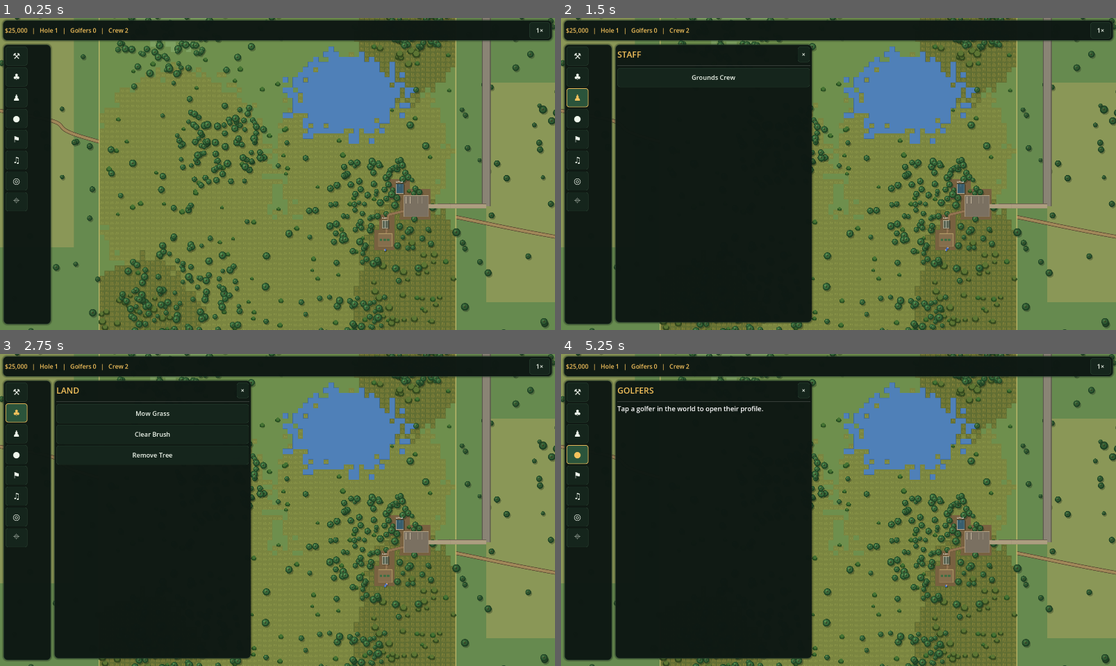
Above: before the commit, frames 1-4 (two rows, left to right).
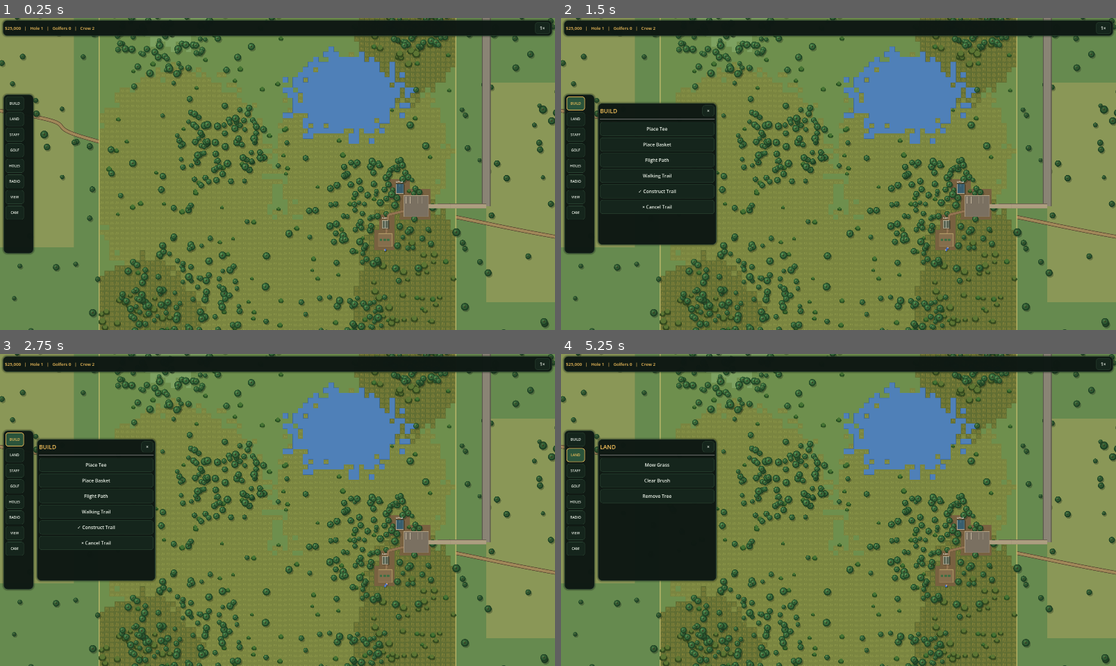
Above: after the commit, the same moments.

Repository: jmessierdg/disc-golf-empire
Game: Godot game, scene res://Main.tscn
The game is run twice, just before and just after one commit, with the same random seed, the same clock (stepped at 60 frames per second) and the same inputs.
Inputs (mouse positions are in pixels of both pictures, inside the frame that each line leads up to):
- Up to frame 1 (0.25 s): no input
- Up to frame 2 (1.5 s): click (577, 55) at 0.5 s, where only the run before the commit has a clickable "⚒"; click (577, 102) at 1.25 s, where only the run after the commit has a clickable "BUILD"
- Up to frame 3 (2.75 s): click (16, 413) at 2 s, where only the run before the commit has a clickable "♣"
- Up to frame 4 (5.25 s): click (577, 453) at 2.75 s, where only the run after the commit has a clickable "LAND"; click (577, 435) at 3.5 s, where only the run before the commit has a clickable "♟"; click (577, 469) at 4.25 s, where only the run after the commit has a clickable "STAFF"; click (577, 453) at 5 s, where only the run before the commit has a clickable "●"

The runs differ from the first frame. In frame 1, 7.6% of the frame differs, in the area x 0-100%, y 1-99%; in frame 2, 31%; in frame 3, 31%; in frame 4, 31%.

Commit message:
Update hud_manager.gd

Diff:
--- a/hud_manager.gd
+++ b/hud_manager.gd
@@ -1,4 +1,4 @@
-# Disc Golf Empire — Update 22: Readable Tycoon Command Dock
+# Disc Golf Empire — Update 20: Classic Tycoon Floating Dock
 # Mobile-first left dock; reuses the established CourseUI callbacks.
 extends CanvasLayer
 
@@ -69,8 +69,8 @@
 func make_button(label_text: String, callback: Callable, width: float = 94.0) -> Button:
 	var button := Button.new()
 	button.text = label_text
-	button.custom_minimum_size = Vector2(width, 66)
-	button.add_theme_font_size_override("font_size", 22)
+	button.custom_minimum_size = Vector2(width, 48)
+	button.add_theme_font_size_override("font_size", 16)
 	button.add_theme_color_override("font_color", WHITE)
 	button.add_theme_color_override("font_hover_color", GOLD)
 	button.add_theme_stylebox_override("normal", button_style())
@@ -90,11 +90,11 @@
 	status_label = Label.new()
 	status_label.size_flags_horizontal = Control.SIZE_EXPAND_FILL
 	status_label.clip_text = true
-	status_label.add_theme_font_size_override("font_size", 21)
+	status_label.add_theme_font_size_override("font_size", 15)
 	status_label.add_theme_color_override("font_color", GOLD)
 	top_row.add_child(status_label)
-	speed_button = make_button("1×", _cycle_speed, 72)
-	speed_button.custom_minimum_size.y = 48
+	speed_button = make_button("1×", _cycle_speed, 52)
+	speed_button.custom_minimum_size.y = 38
 	top_row.add_child(speed_button)
 
 	dock = PanelContainer.new()
@@ -108,23 +108,22 @@
 	var buttons := VBoxContainer.new()
 	buttons.add_theme_constant_override("separation", 6)
 	dock_scroll.add_child(buttons)
-	# Icons only; full names are displayed in the expanded drawer.
 	var tabs := [
-		["Build", "⚒"], ["Land", "♣"], ["Staff", "♟"],
-		["Golfers", "●"], ["Course", "⚑"], ["Radio", "♫"]
+		["Build", "BUILD"], ["Land", "LAND"], ["Staff", "STAFF"],
+		["Golfers", "GOLF"], ["Course", "HOLES"], ["Radio", "RADIO"]
 	]
 	for entry in tabs:
 		var tab_name: String = entry[0]
-		var button := make_button(entry[1], _toggle_tab.bind(tab_name), 76)
+		var button := make_button(entry[1], _toggle_tab.bind(tab_name), 64)
 		button.tooltip_text = tab_name
-		button.add_theme_font_size_override("font_size", 29)
+		button.add_theme_font_size_override("font_size", 12)
 		buttons.add_child(button)
 		dock_buttons[tab_name] = button
-	var inspect_button := make_button("◎", _inspect, 76)
-	inspect_button.add_theme_font_size_override("font_size", 29)
+	var inspect_button := make_button("VIEW", _inspect, 64)
+	inspect_button.add_theme_font_size_override("font_size", 12)
 	buttons.add_child(inspect_button)
-	var camera_button := make_button("⌖", _reset_camera, 76)
-	camera_button.add_theme_font_size_override("font_size", 29)
+	var camera_button := make_button("CAM", _reset_camera, 64)
+	camera_button.add_theme_font_size_override("font_size", 12)
 	buttons.add_child(camera_button)
 
 	drawer = PanelContainer.new()
@@ -139,10 +138,10 @@
 	drawer_title = Label.new()
 	drawer_title.size_flags_horizontal = Control.SIZE_EXPAND_FILL
 	drawer_title.add_theme_color_override("font_color", GOLD)
-	drawer_title.add_theme_font_size_override("font_size", 29)
+	drawer_title.add_theme_font_size_override("font_size", 20)
 	heading.add_child(drawer_title)
 	var close_button := make_button("×", close_drawer, 42)
-	close_button.custom_minimum_size.y = 54
+	close_button.custom_minimum_size.y = 38
 	heading.add_child(close_button)
 	var rule := HSeparator.new()
 	column.add_child(rule)
@@ -164,12 +163,12 @@
 	var screen := get_viewport().get_visible_rect().size
 	var compact := screen.x < 760.0
 	var margin := 10.0
-	var top_height := 70.0
+	var top_height := 54.0
 	top_bar.position = Vector2(margin, 8.0)
 	top_bar.size = Vector2(maxf(180.0, screen.x - margin * 2.0), top_height)
-	var dock_width := clampf(screen.x * 0.18, 90.0, 164.0)
-	var dock_height := maxf(190.0, screen.y - 112.0)
-	dock.position = Vector2(12.0, 92.0)
+	var dock_width := 88.0 if compact else 104.0
+	var dock_height := minf(550.0, maxf(170.0, screen.y - 94.0))
+	dock.position = Vector2(12.0, maxf(76.0, (screen.y - dock_height) * 0.5))
 	dock.size = Vector2(dock_width, dock_height)
 	fit_drawer()
 
@@ -199,7 +198,7 @@
 			var message := Label.new()
 			message.text = "Tap a golfer in the world to open their profile."
 			message.autowrap_mode = TextServer.AUTOWRAP_WORD_SMART
-			message.add_theme_font_size_override("font_size", 23)
+			message.add_theme_font_size_override("font_size", 17)
 			drawer_body.add_child(message)
 		"Course":
 			add_action("Previous Hole", "_on_previous_hole_pressed")
@@ -219,14 +218,14 @@
 		return
 	var screen := get_viewport().get_visible_rect().size
 	var compact := screen.x < 760.0
-	var dock_width := clampf(screen.x * 0.18, 90.0, 164.0)
+	var dock_width := 88.0 if compact else 104.0
 	var gap := 12.0
 	var drawer_left := 12.0 + dock_width + gap
 	var available_width := maxf(150.0, screen.x - drawer_left - 14.0)
-	var drawer_width := minf(560.0 if compact else 680.0, available_width)
-	var usable_height := maxf(160.0, screen.y - 118.0)
-	var drawer_height := usable_height
-	var top := 92.0
+	var drawer_width := minf(350.0 if compact else 410.0, available_width)
+	var usable_height := maxf(160.0, screen.y - 126.0)
+	var drawer_height := minf(490.0, usable_height)
+	var top := maxf(82.0, (screen.y - drawer_height) * 0.5)
 	drawer.position = Vector2(drawer_left, top)
 	drawer.size = Vector2(drawer_width, drawer_height)
 
@@ -238,12 +237,12 @@
 		button.add_theme_color_override("font_color", GOLD if active else WHITE)
 
 func add_action(title: String, method_name: String) -> void:
-	var action := make_button(title, _invoke_ui.bind(method_name), 120)
+	var action := make_button(title, _invoke_ui.bind(method_name), 290)
 	action.size_flags_horizontal = Control.SIZE_EXPAND_FILL
 	drawer_body.add_child(action)
 
 func add_radio_action(title: String, method_name: String) -> void:
-	var action := make_button(title, _invoke_radio.bind(method_name), 120)
+	var action := make_button(title, _invoke_radio.bind(method_name), 290)
 	action.size_flags_horizontal = Control.SIZE_EXPAND_FILL
 	drawer_body.add_child(action)
 
